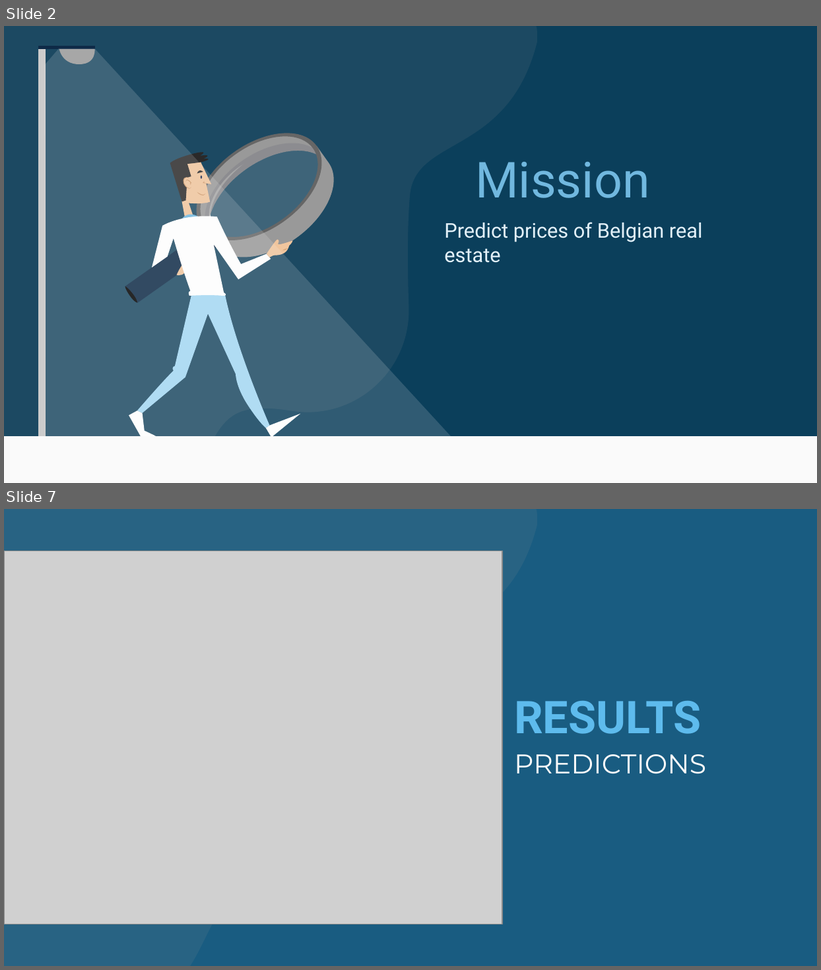
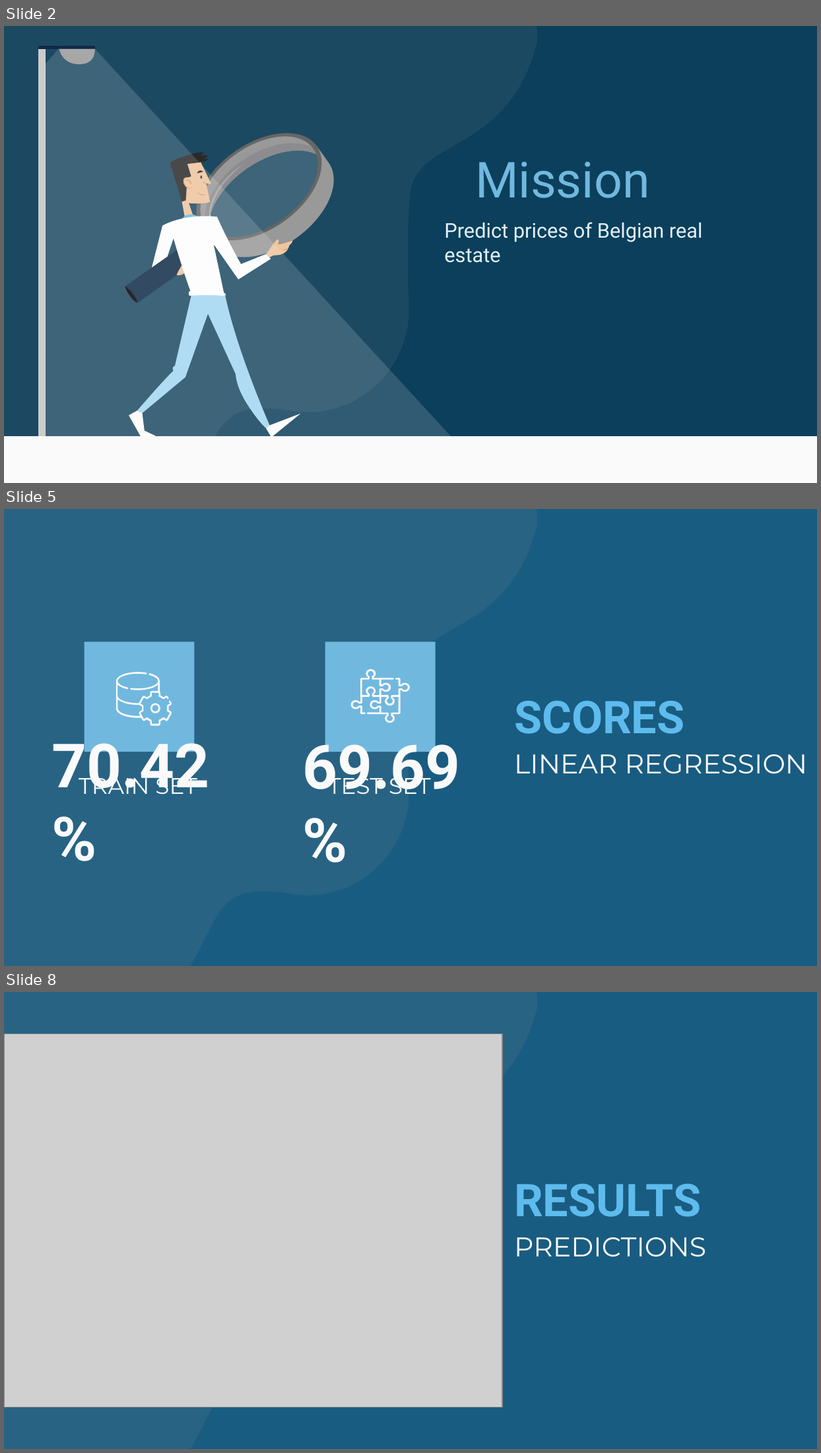
Before and after one commit to jejobueno/ImmoEliza-Regressions, a slide deck: IMMOELISA_REGRESSION.pptx. Shown one above the other, each under a label of ours: slides 2 and 7 before the commit, slides 2, 5 and 8 after it; the slides between them are not shown. The pictures are 821x970 and 821x1453 pixels, drawn with LibreOffice and Linux fonts; fonts in the diff are those of the drawing; grey boxes stand for pictures. Boxes give left, top, right and bottom in pixels: in the first picture for what was removed or moved away, otherwise in the second. Text is boxed around its words. In the diff, an @@ line names an element or a change of style, - is before the commit and + after.

```diff
--- a/IMMOELISA_REGRESSION.pptx
+++ b/IMMOELISA_REGRESSION.pptx
@@ slide 5 added at box(4, 509, 817, 966), background #195C81; not listed: 1 template element that a slide beside it also shows @@
@@ rectangle added at box(85, 642, 194, 752), fill #71B8DF @@
@@ rectangle added at box(325, 642, 435, 752), fill #71B8DF @@
@@ freeform shape added at box(116, 673, 172, 726), fill #FAFAFA @@
@@ freeform shape added at box(351, 669, 411, 723), fill #FAFAFA @@
@@ freeform shape added at box(151, 703, 160, 714), fill #FAFAFA @@
@@ title added at box(514, 701, 684, 734), 40 pt, text #5EBBED, bold @@
+SCORES
@@ text added at box(52, 732, 210, 794), 54 pt, text #FAFAFA, bold @@
+70.42 %
@@ text added at box(303, 733, 461, 794), 54 pt, text #FAFAFA, bold @@
+69.69 %
@@ subtitle added at box(514, 755, 808, 774), 24 pt, text #FAFAFA @@
+LINEAR REGRESSION
@@ text added at box(79, 772, 197, 794), 20 pt, text #FAFAFA @@
+TRAIN SET
@@ text added at box(328, 772, 431, 794), 20 pt, text #FAFAFA @@
+TEST SET
@@ what was slide 7 is now slide 8 @@
```
Also in this commit, not shown: 4 slides changed, 1 other slide added, 4 other files.
